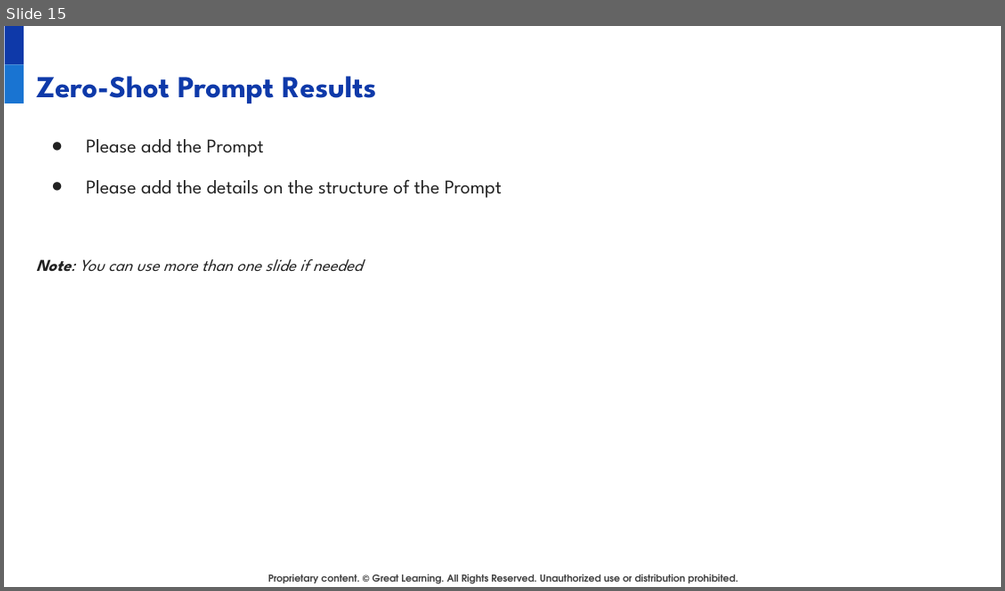
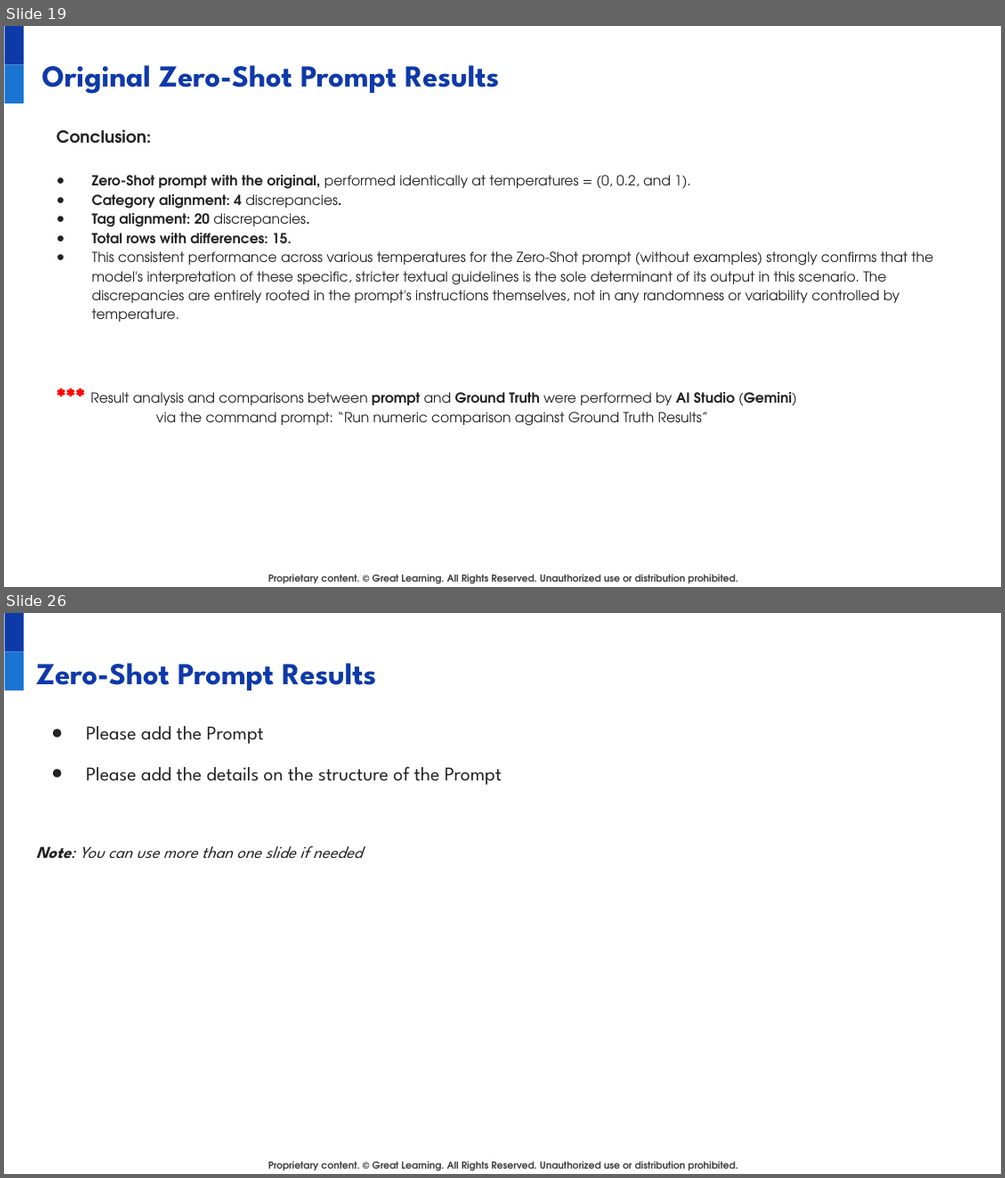
Before and after one commit to juanbucz/GreatLearning-TermProjects, a slide deck: GenAI-Powered Food Delivery Sentiment Analysis/Project Presentation - Business Applications of GenAI - John Buczkowski.pptx. Shown one above the other, each under a label of ours: slide 15 before the commit, slides 19 and 26 after it; the slides between them are not shown. The pictures are 1005x591 and 1005x1178 pixels, drawn with LibreOffice and Linux fonts; fonts in the diff are those of the drawing; background and template pictures are left out. Boxes give left, top, right and bottom in pixels: in the first picture for what was removed or moved away, otherwise in the second. Text is boxed around its words. In the diff, an @@ line names an element or a change of style, - is before the commit and + after.

Commit message:
GenAI - Food Delivery Sentiment Analysis - Zero-Shot Prompt Analysis

```diff
--- a/GenAI-Powered Food Delivery Sentiment Analysis/Project Presentation - Business Applications of GenAI - John Buczkowski.pptx
+++ b/GenAI-Powered Food Delivery Sentiment Analysis/Project Presentation - Business Applications of GenAI - John Buczkowski.pptx
@@ slide 19 added at bbox=[4, 26, 1001, 587], background #FFFFFF; not listed: 3 template elements that a slide beside it also shows @@
@@ title added at bbox=[42, 65, 499, 94], 22 pt, text #0E39A9, bold @@
+Original Zero-Shot Prompt Results
@@ text added at bbox=[57, 129, 933, 426], 10 pt, text #222222 @@
+Conclusion:
+● Zero-Shot prompt with the original, performed identically at temperatures = (0, 0.2, and 1).
+● Category alignment: 4 discrepancies.
+● Tag alignment: 20 discrepancies.
+● Total rows with differences: 15.
+● This consistent performance across various temperatures for the Zero-Shot prompt (without examples) strongly confirms that the model's interpretation of these specific, stricter textual guidelines is the sole determinant of its output in this scenario. The discrepancies are entirely rooted in the prompt's instructions themselves, not in any randomness or variability controlled by temperature.
+*** Result analysis and comparisons between prompt and Ground Truth were performed by AI Studio (Gemini)
+via the command prompt: “Run numeric comparison against Ground Truth Results”
@@ what was slide 15 is now slide 26 @@
```
Also in this commit, not shown: 12 other slides added, 2 slides removed, 1 other file.
